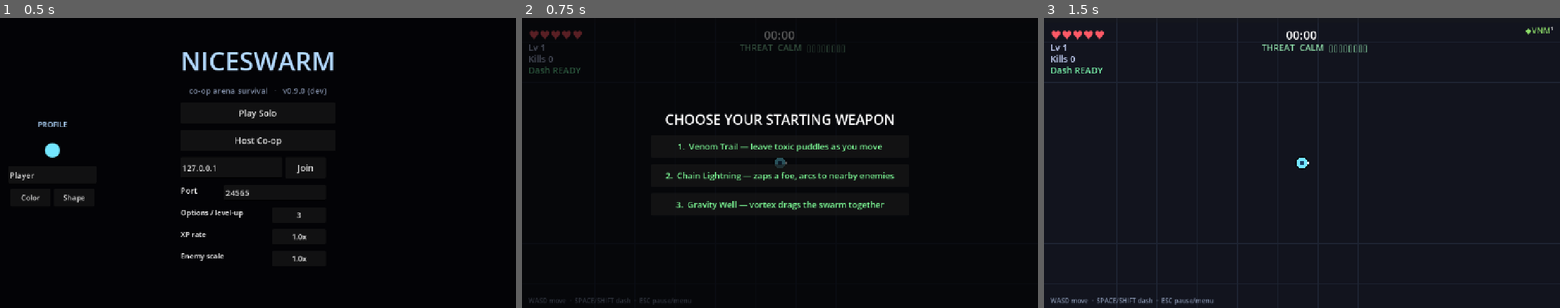
Above: before the commit, frames 1-3 (left to right).
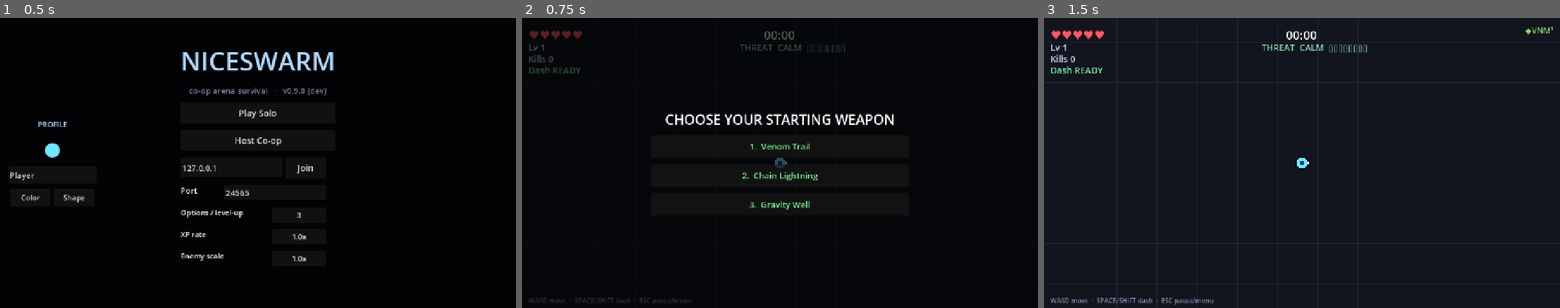
Above: after the commit, the same moments.

Repository: ICQCQ/NiceSwarm
Game: Godot game, scene res://scenes/main.tscn
Two runs of this game, one before a commit and one after it. Both use one fixed random seed, a clock stepped at 60 frames per second and the inputs below.
Inputs (mouse positions are in pixels of both pictures, inside the frame that each line leads up to):
- Up to frame 1 (0.5 s): no input
- Up to frame 2 (0.75 s): click "Play Solo" at 0.5 s
- Up to frame 3 (1.5 s): click (1302, 145) at 1.25 s, where only the run before the commit has a clickable "1. Venom Trail — leave toxic …"

Frame 1 is identical in both runs. In frame 2, 1.6% of the frame differs, in the area x 27-73%, y 43-67%; in frame 3, nothing differs.

Commit message:
feat: drop descriptions from the level-up option list
Each upgrade choice now shows just its numbered name (e.g. "1.  [STAT]  Power",
"2.  [NEW]  Lightning", "3.  [Lv 3]  Bolt") instead of "name — description".
The category prefixes ([NEW]/[Lv N]/[STAT]) already convey what each option is,
so the list reads cleaner and scans faster. The `desc` field stays in the pool
dicts (harmless, unused by the button text now).

Diff:
--- a/scripts/main.gd
+++ b/scripts/main.gd
@@ -1809,7 +1809,7 @@
 	for i in choice_buttons.size():
 		if i < current_choices.size():
 			var u: Dictionary = current_choices[i]
-			choice_buttons[i].text = "%d.  %s — %s" % [i + 1, u.name, u.desc]
+			choice_buttons[i].text = "%d.  %s" % [i + 1, u.name]
 			var col: Color = CAT_COLORS.get(u.get("cat", "stat"), Color.WHITE)
 			choice_buttons[i].add_theme_color_override("font_color", col)
 			choice_buttons[i].add_theme_color_override("font_color_hover", col.lightened(0.2))
